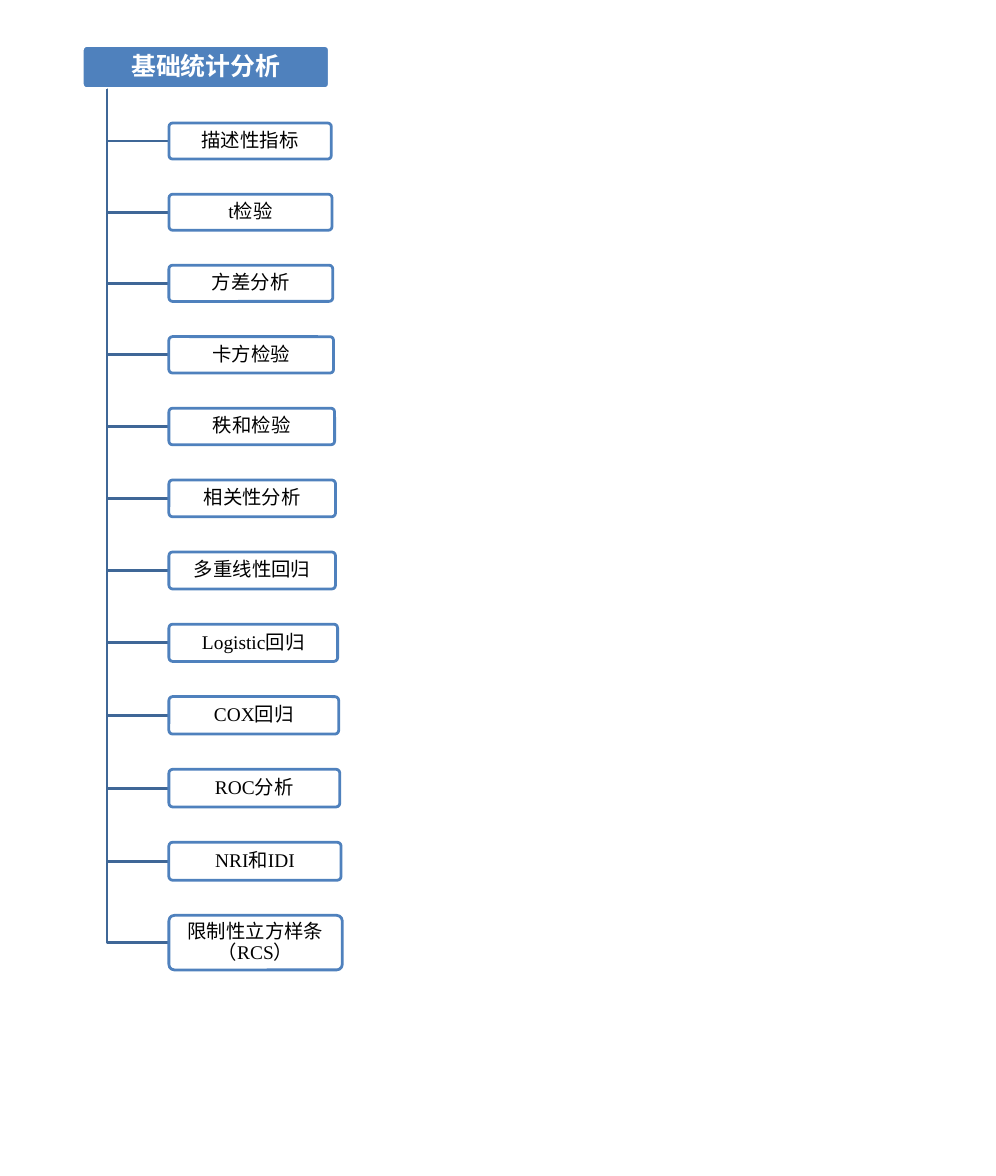
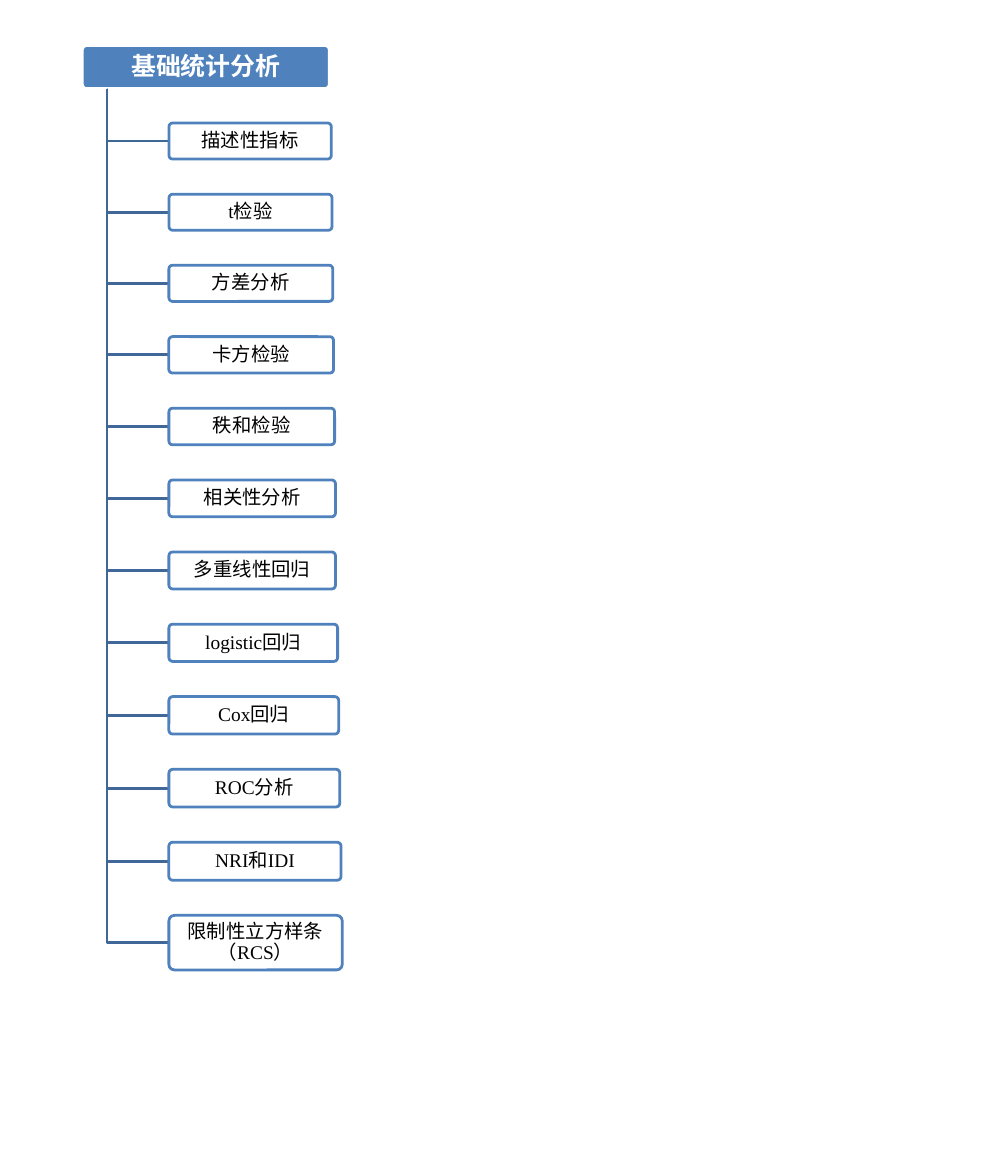
Before and after one commit to YanqiangLu1/luyanqiang3, a slide deck: slide 1 of image/基础统计分析和高维图片.pptx. Drawn at 996x1176 pixels with LibreOffice and Linux fonts; fonts in the diff are those of the drawing. Boxes give left, top, right and bottom in pixels: in the first picture for what was removed or moved away, otherwise in the second. Text is boxed around its words. In the diff, an @@ line names an element or a change of style, - is before the commit and + after.

```diff
--- a/image/基础统计分析和高维图片.pptx
+++ b/image/基础统计分析和高维图片.pptx
@@ text at box(205, 634, 301, 653): text changed @@
-Logistic回归
+logistic回归
@@ text at box(218, 706, 289, 723): text changed @@
-COX回归
+Cox回归
```
Also in this commit, not shown: 1 other slide changed, 4 other files.
